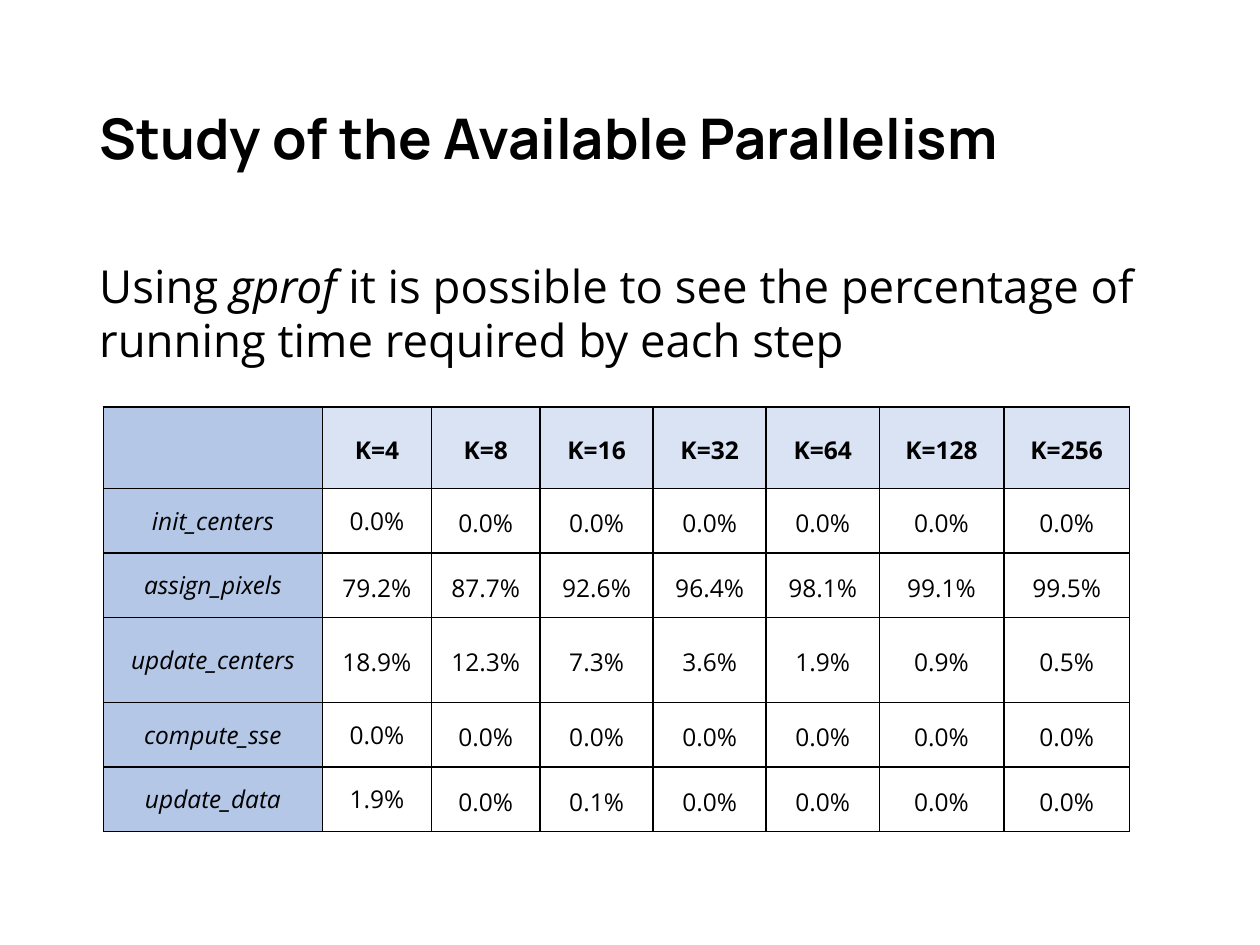
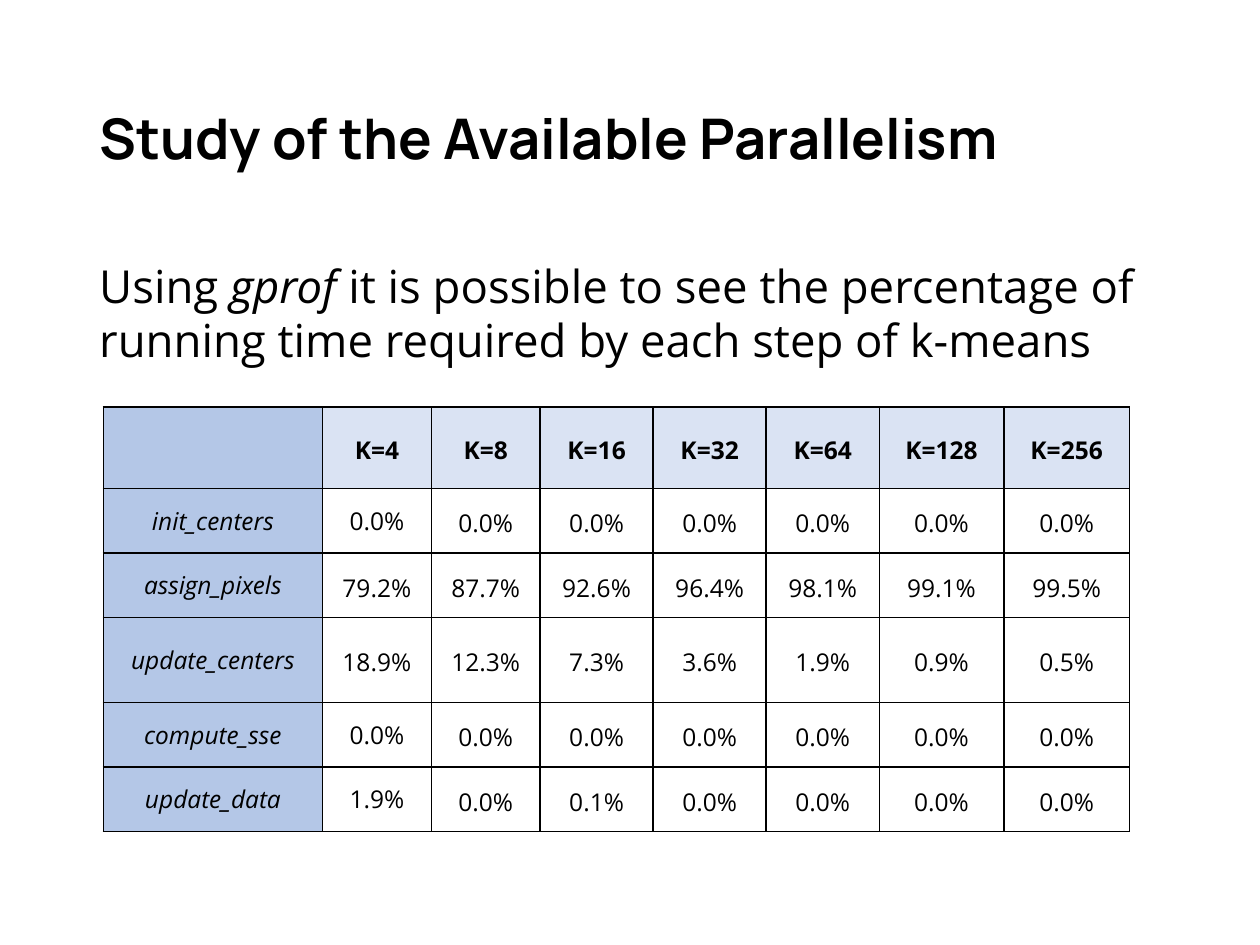
Before and after one commit to gabrielemirando/image-segmentation, a slide deck: slide 6 of docs/pres.pptx. Drawn at 1260x945 pixels with LibreOffice and Linux fonts; fonts in the diff are those of the drawing. Boxes give left, top, right and bottom in pixels: in the first picture for what was removed or moved away, otherwise in the second. Text is boxed around its words. In the diff, an @@ line names an element or a change of style, - is before the commit and + after.

```diff
--- a/docs/pres.pptx
+++ b/docs/pres.pptx
@@ text at [99, 268, 1134, 368]: text changed @@
-Using gprof it is possible to see the percentage of running time required by each step
+Using gprof it is possible to see the percentage of running time required by each step of k-means
```
Also in this commit, not shown: 5 other slides changed.
